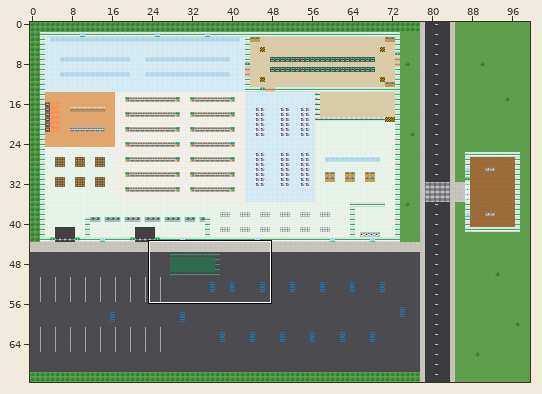
A Tiled map (JSON) gets an edit: maps/prisma.tmj. Above: a wide view before the commit, with the close-up outlined.
Close-up. As it was:
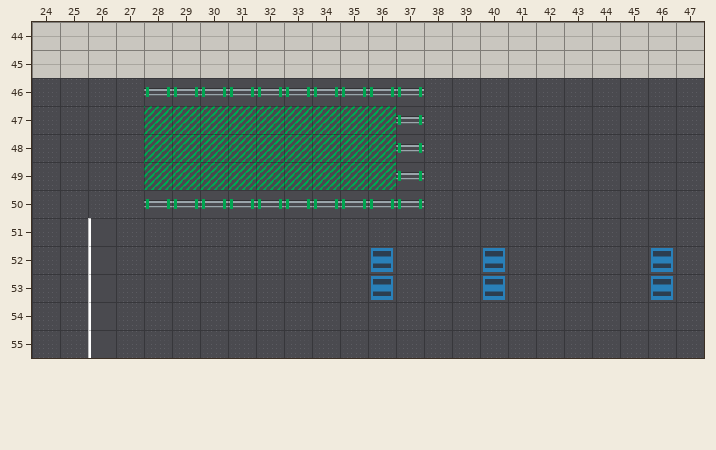
Cells are 32x32 px. Shown: x 24..47, y 44..55. The commit also changed other parts of the map, which this record leaves out. The old version is drawn lined up with the new one.
Once edited:
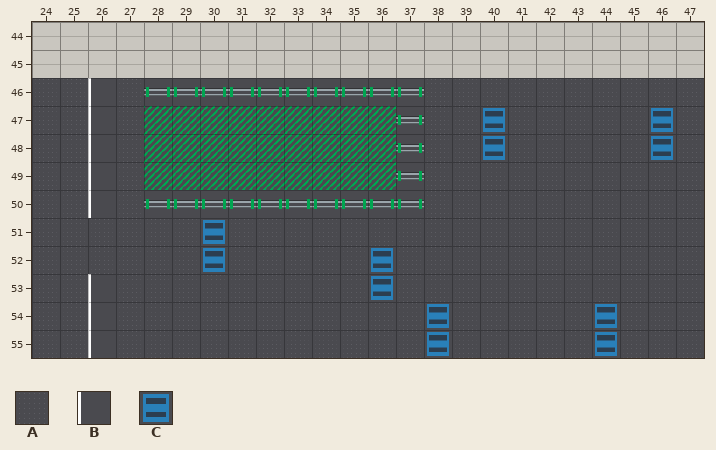
Key: from "prisma_tiles": A 8 "asphalt", B 9 "parking_line", C 39 "car".
_ is an empty cell, . an unchanged one.
The edit:
map size 100x72 -> 96x60 cells
--- layer "ground"
@@ x 26..26 @@
-46 A
-47 A
-48 A
-49 A
-50 A
-51 B
-52 B
+46 B
+47 B
+48 B
+49 B
+50 B
+51 A
+52 A
--- layer "walls"
@@ x 40..46 @@
-47 _....._
-48 _....._
+47 C.....C
+48 C.....C
@@ x 30..46 @@
-51 _................
-52 _.........C.....C
-53 ..........C.....C
-54 ........_....._..
-55 ........_....._..
+51 C................
+52 C........._....._
+53 .........._....._
+54 ........C.....C..
+55 ........C.....C..
